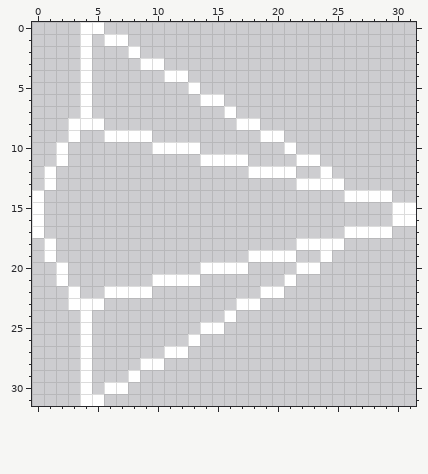
One commit to this pixel-art sprite: sprites/spr_enemy_hunter/4caf7260-c4c3-4d51-a1fa-0eb1821df104.png. This is how it looked before the edit.
The file is 32x32 pixels.
Once edited:
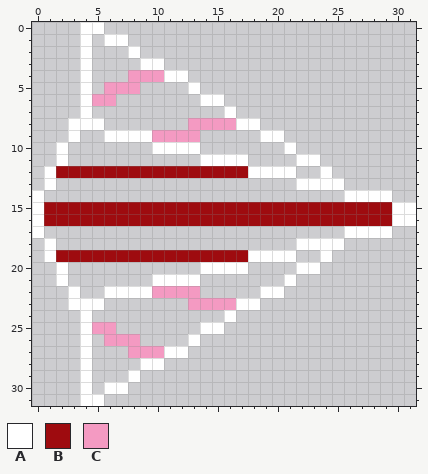
Palette (. is transparent): A #ffffff  B #9e0b0f  C #f49ac2
Changes in this commit:
y 4: x 8..10 ... -> CCC
y 5: x 6..8 ... -> CCC
y 6: x 5..6 .. -> CC
y 8: x 13..16 .... -> CCCC
y 9: x 10..13 .... -> CCCC
y 12: x 2..17 ................ -> BBBBBBBBBBBBBBBB
y 15..16: x 1..29 ............................. -> BBBBBBBBBBBBBBBBBBBBBBBBBBBBB
y 19: x 2..17 ................ -> BBBBBBBBBBBBBBBB
y 22: x 10..13 .... -> CCCC
y 23: x 13..16 .... -> CCCC
y 25: x 5..6 .. -> CC
y 26: x 6..8 ... -> CCC
y 27: x 8..10 ... -> CCC
Pixel boxes of the changes (left, top, right, bottom) in both pictures:
added: (44, 70, 392, 358)
